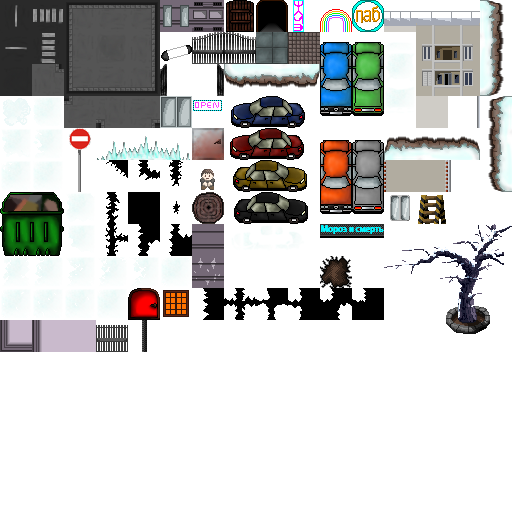
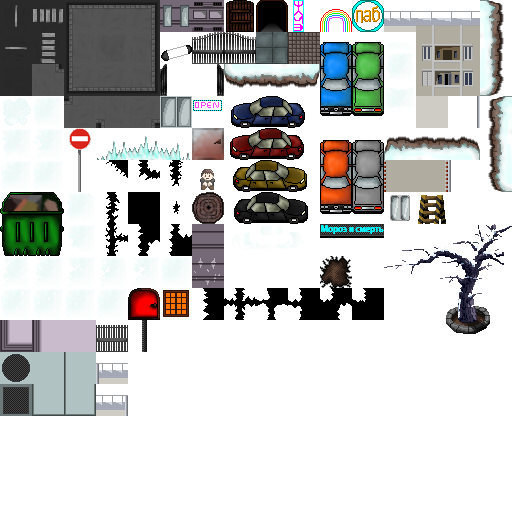
The second 512x512 image is a revision of the first. Changes to its layers:
added layer "Calque 6" above "Мороз и смерть copie 3" over [96, 364, 128, 416]
painted on "Мороз и смерть copie 3" over [0, 352, 128, 416]
